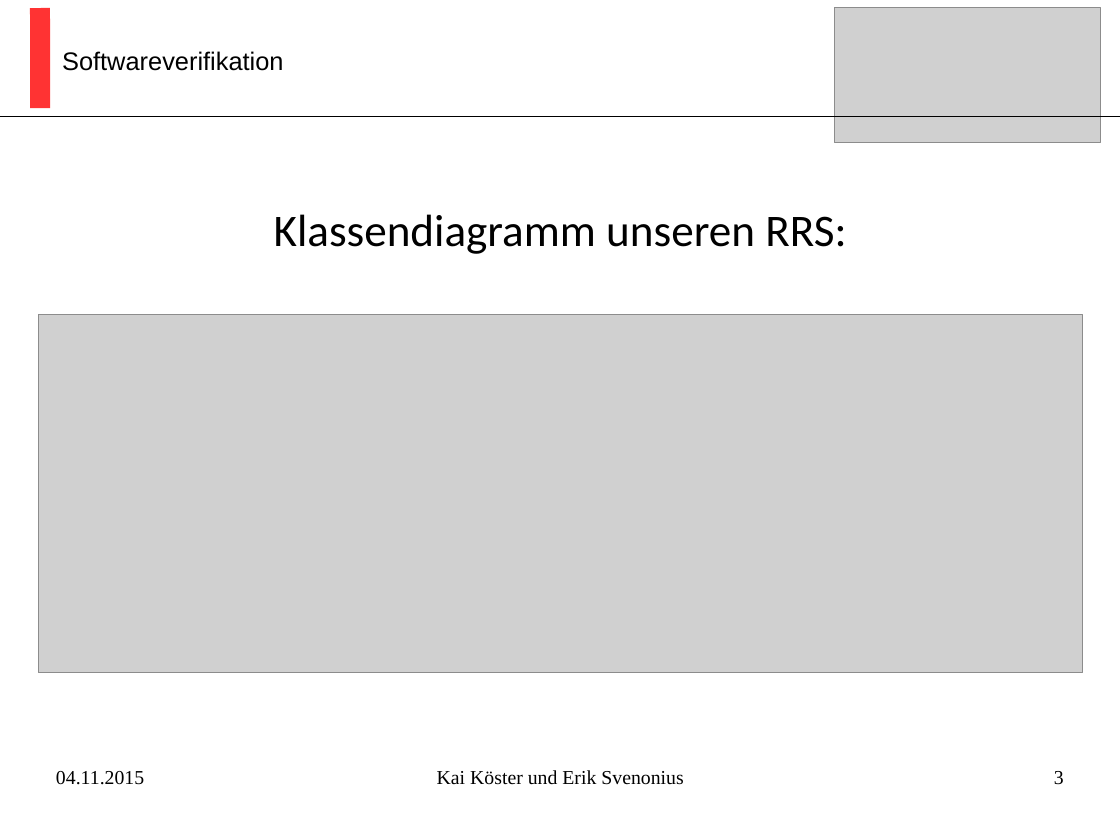
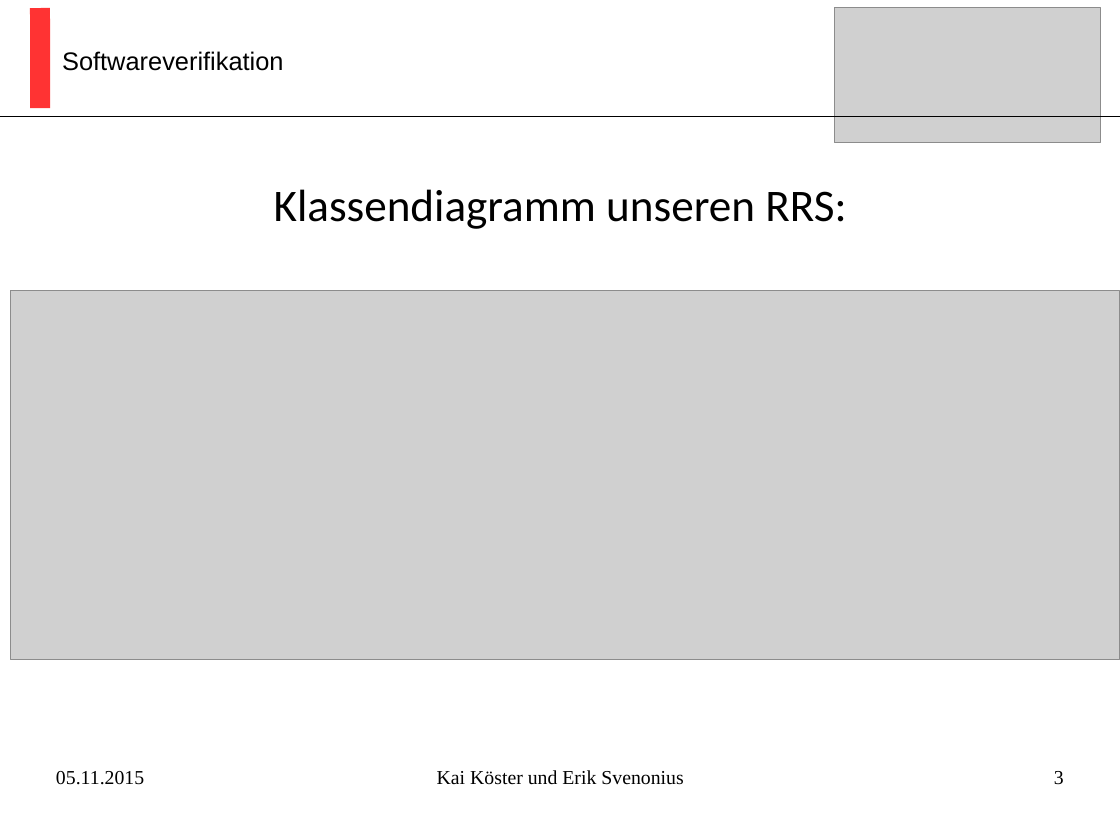
Before and after one commit to kaistefan/dafny, a slide deck: slide 3 of Ausarbeitung/Präsentation.pptx. Drawn at 1120x840 pixels with LibreOffice and Linux fonts; fonts in the diff are those of the drawing; grey boxes stand for pictures. Boxes give left, top, right and bottom in pixels: in the first picture for what was removed or moved away, otherwise in the second. Text is boxed around its words. In the diff, an @@ line names an element or a change of style, - is before the commit and + after.

```diff
--- a/Ausarbeitung/Präsentation.pptx
+++ b/Ausarbeitung/Präsentation.pptx
@@ text "Klassendiagramm unseren RRS:": place and size @@
-text "Klassendiagramm unseren RRS:" at <box>274,214,846,254</box>
+text "Klassendiagramm unseren RRS:" at <box>274,189,846,229</box>
@@ picture: place and size @@
-picture at <box>39,314,1083,673</box>
+picture at <box>11,291,1120,660</box>
@@ text at <box>56,771,144,785</box>: text changed @@
-04.11.2015
+05.11.2015
```
Also in this commit, not shown: 6 other slides changed, 4 other files.
